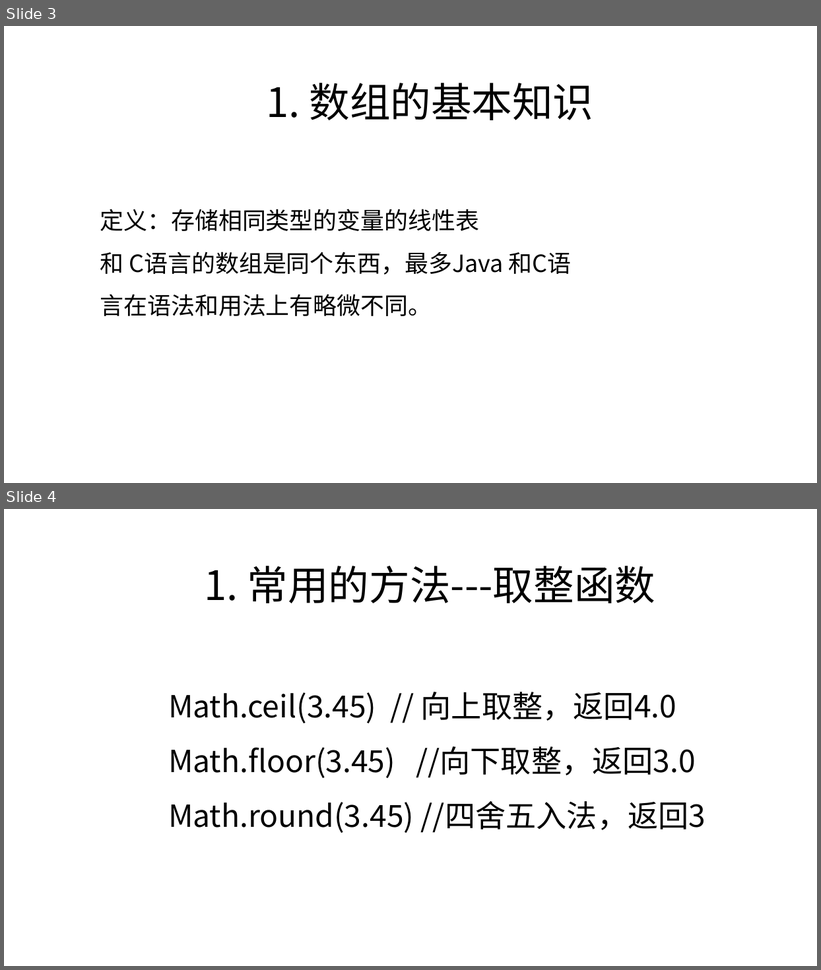
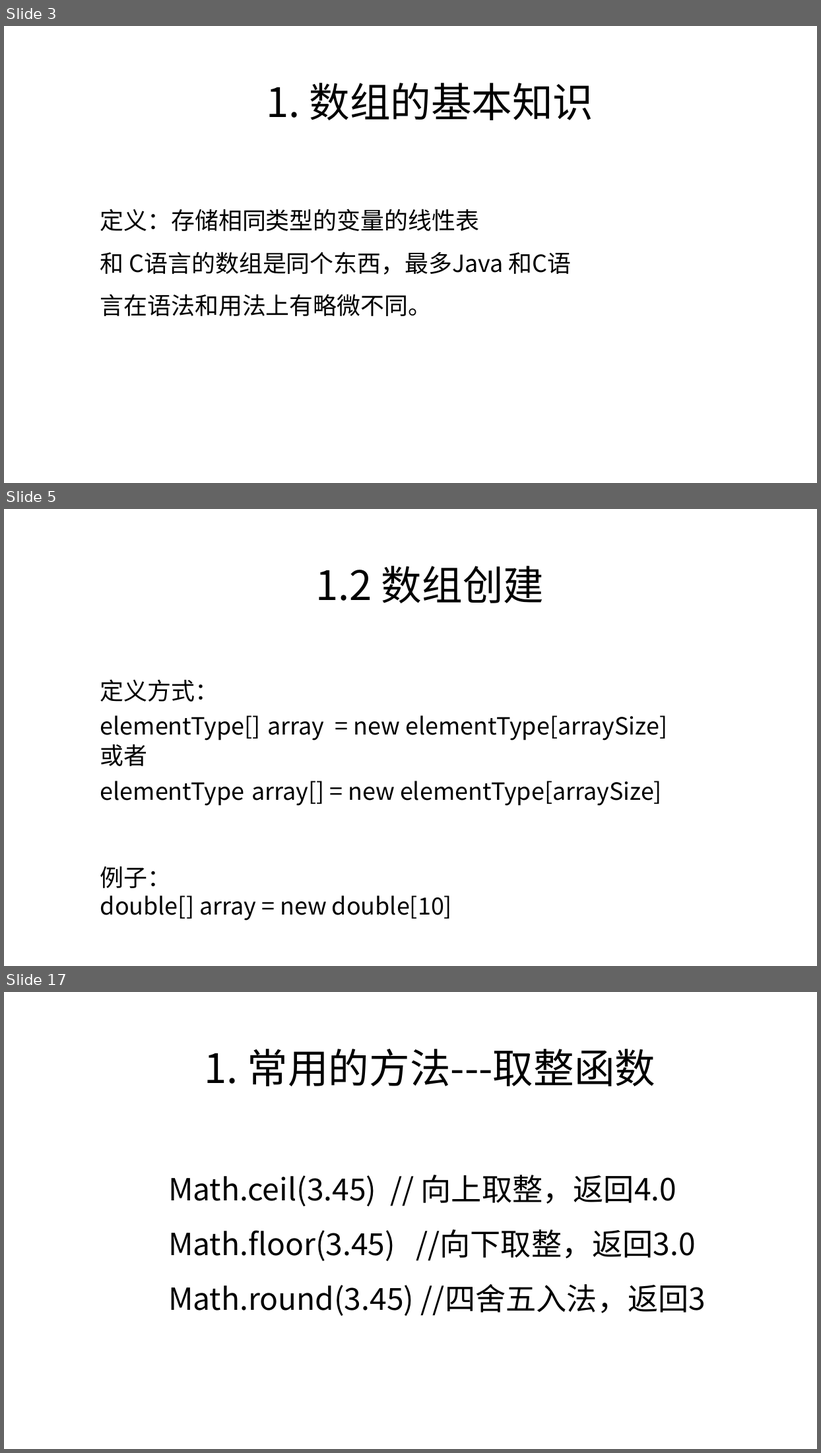
Before and after one commit to zjyesir/hmc_java_1, a slide deck: ppt/4 一维数组.pptx. Shown one above the other, each under a label of ours: slides 3 and 4 before the commit, slides 3, 5 and 17 after it; the slides between them are not shown. The pictures are 821x970 and 821x1453 pixels, drawn with LibreOffice and Linux fonts; fonts in the diff are those of the drawing; background and template pictures are left out. Boxes give left, top, right and bottom in pixels: in the first picture for what was removed or moved away, otherwise in the second. Text is boxed around its words. In the diff, an @@ line names an element or a change of style, - is before the commit and + after.

Commit message:
一维数组 ppt 更新

```diff
--- a/ppt/4 一维数组.pptx
+++ b/ppt/4 一维数组.pptx
@@ slide 5 added at (4, 509, 817, 966), background picture (left out) @@
@@ text added at (316, 566, 544, 603), 48 pt, text #000000 @@
+1.2 数组创建
@@ text added at (100, 679, 667, 921), 28 pt, text #000000 @@
+定义方式：
+elementType[] array = new elementType[arraySize]
+或者
+elementType array[] = new elementType[arraySize]
+例子：
+double[] array = new double[10]
@@ what was slide 4 is now slide 17 @@
```
Also in this commit, not shown: 12 other slides added.
